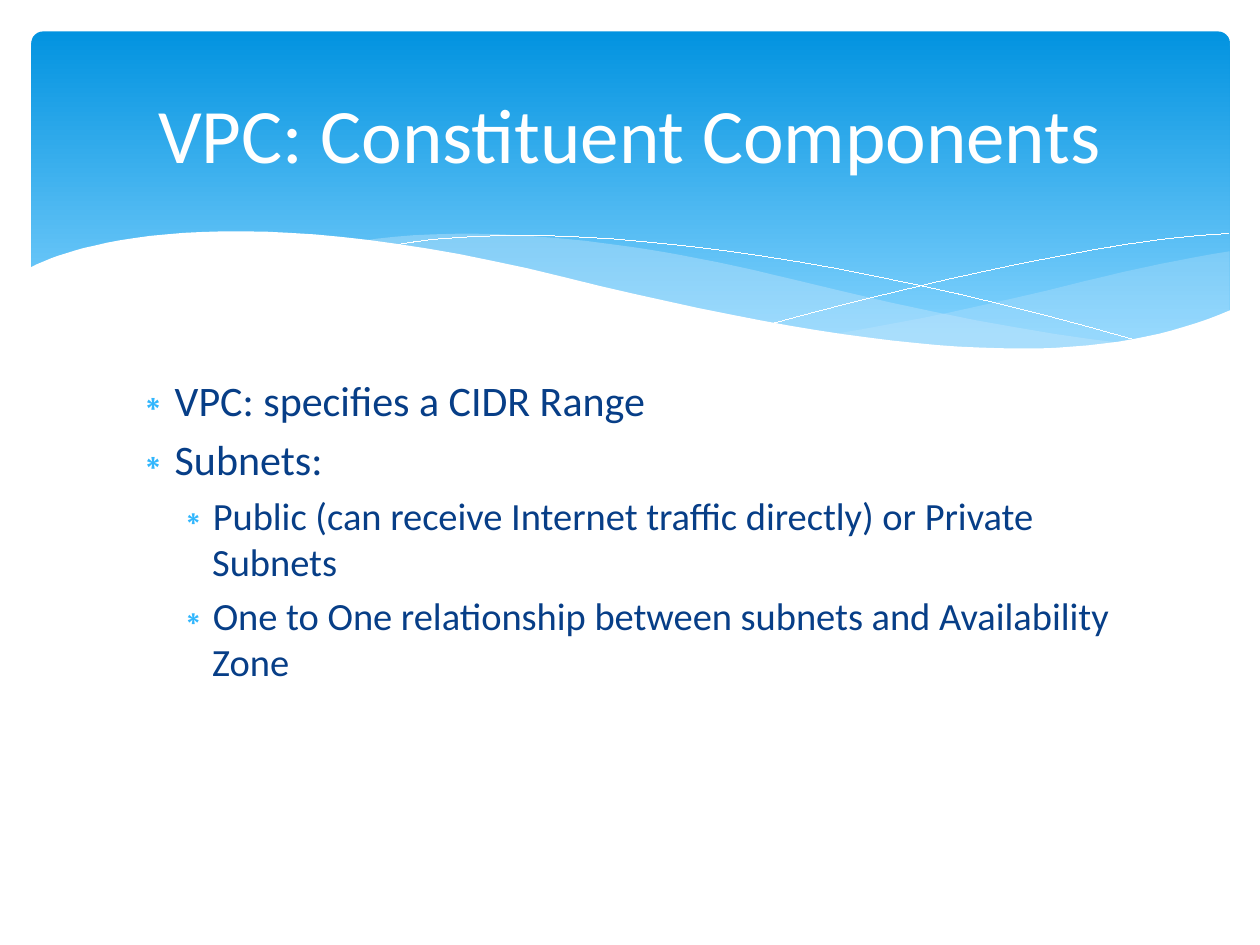
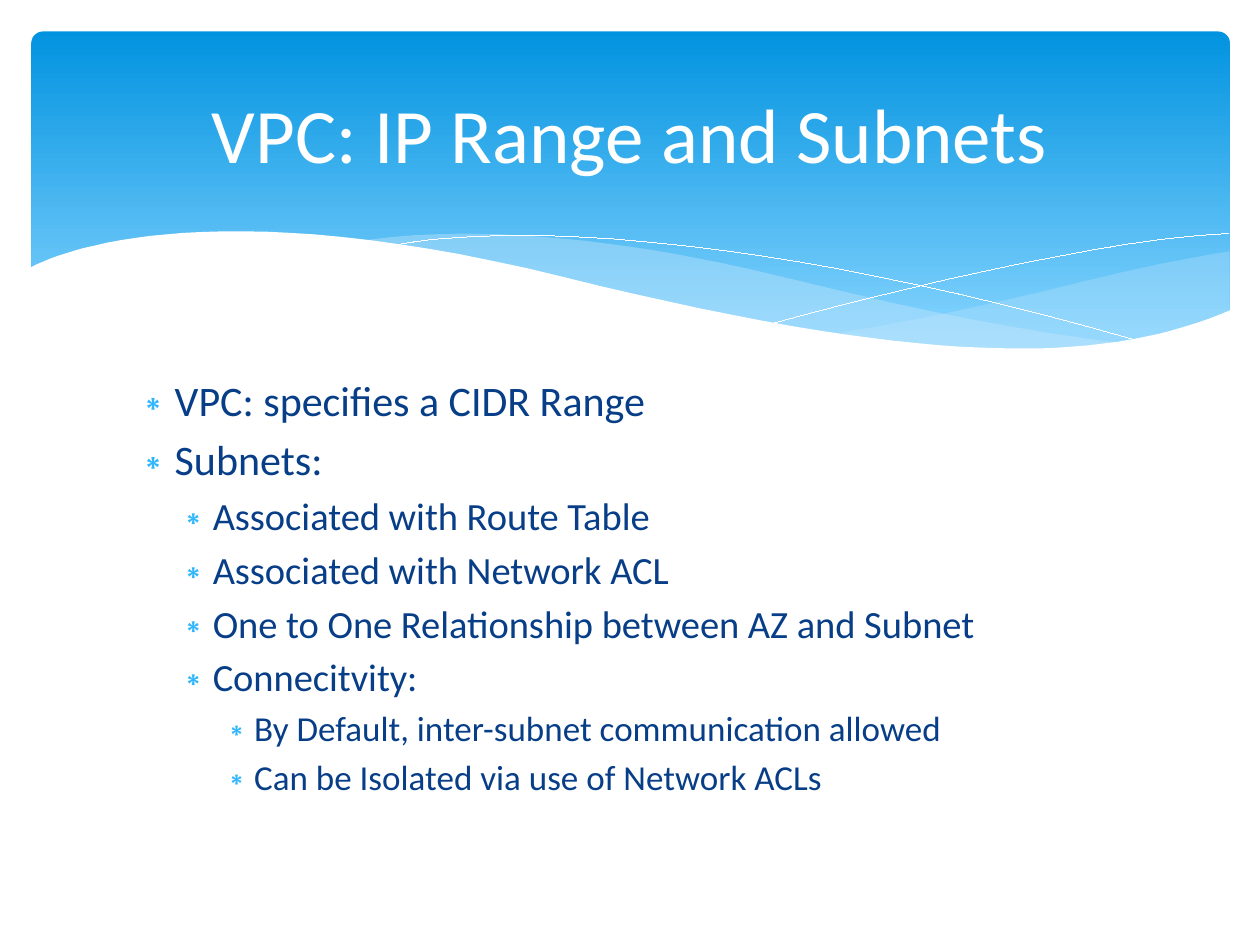
Before and after one commit to cloudavail/awstraining, a slide deck: slide 4 of aws-vpc/aws-vpc.pptx. Drawn at 1260x945 pixels with LibreOffice and Linux fonts; fonts in the diff are those of the drawing. Boxes give left, top, right and bottom in pixels: in the first picture for what was removed or moved away, otherwise in the second. Text is boxed around its words. In the diff, an @@ line names an element or a change of style, - is before the commit and + after.

```diff
--- a/aws-vpc/aws-vpc.pptx
+++ b/aws-vpc/aws-vpc.pptx
@@ title at bbox=[212, 109, 1046, 177]: text changed @@
-VPC: Constituent Components
+VPC: IP Range and Subnets
@@ text at bbox=[213, 503, 974, 791]: text changed @@
-  ∗ Public (can receive Internet traffic directly) or Private Subnets
-  ∗ One to One relationship between subnets and Availability Zone
+  ∗ Associated with Route Table
+  ∗ Associated with Network ACL
+  ∗ One to One Relationship between AZ and Subnet
+  ∗ Connecitvity:
+    ∗ By Default, inter-subnet communication allowed
+    ∗ Can be Isolated via use of Network ACLs
```
Also in this commit, not shown: 1 other slide changed, 4 slides added, 1 slide removed, 3 other files.
